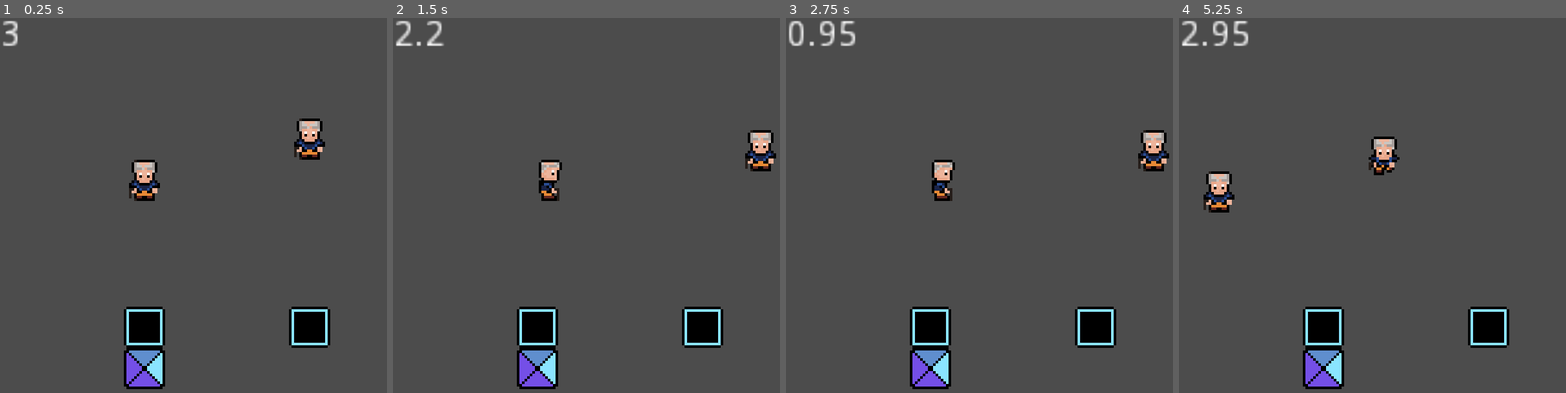
Above: before the commit, frames 1-4 (left to right).
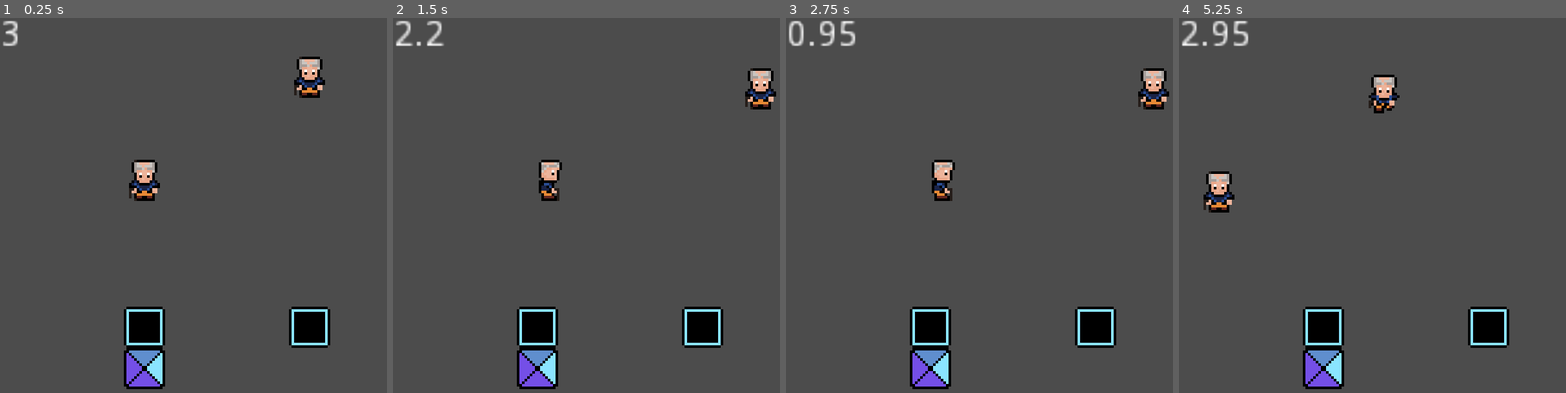
Above: after the commit, the same moments.

Repository: LateLearnerDev/ArthurPuzzle
Game: Godot game, scene res://Levels/TestingArea2.tscn
Same seed, same stepped clock (60 frames per second), same inputs: the game is played once before the commit and once after it. This scene is started directly instead of the project's main scene.
Inputs:
- Up to frame 1 (0.25 s): no input
- Up to frame 2 (1.5 s): tap Enter at 0.5 s; hold Right (ui_right) 0.53-1.28 s; tap 1 (release_player_1) at 0.6 s; hold Down (ui_down) from 1.28 s (still down); tap 2 (release_player_2) at 1.35 s
- Up to frame 3 (2.75 s): tap Space at 2 s; release Down (ui_down) at 2.03 s; hold Right (ui_right) from 2.03 s (still down); tap 3 (release_player_3) at 2.1 s
- Up to frame 4 (5.25 s): release Right (ui_right) at 2.78 s; hold Up (ui_up) 2.78-3.53 s; tap one key every 0.75 s from 2.85 s: 1 (release_player_1) 2 (release_player_2) 3 (release_player_3) 1 (release_player_1); hold Left (ui_left) 3.53-5.03 s; hold Down (ui_down) from 5.03 s (still down)

The runs differ from the first frame. In frame 1, 1.4% of the frame differs, in the area x 76-84%, y 10-38%; in frame 2, 1.4%; in frame 3, 1.4%; in frame 4, 1.2%.

Commit message:
removed Timer node from LevelManager

Diff:
--- a/Entities/Management/LevelManager.tscn
+++ b/Entities/Management/LevelManager.tscn
@@ -27,7 +27,4 @@
 "_edit_use_anchors_": false
 }
 
-[node name="Timer" type="Timer" parent="."]
-one_shot = true
-
 [editable path="LevelEnd"]
--- a/Levels/TestingArea2.tscn
+++ b/Levels/TestingArea2.tscn
@@ -31,7 +31,7 @@
 [node name="Arthur2" parent="YSort" groups=[
 "Arthurs",
 ] instance=ExtResource( 1 )]
-position = Vector2( 120, 48 )
+position = Vector2( 120, 24 )
 
 [node name="ProtoWall" parent="YSort" instance=ExtResource( 4 )]
 position = Vector2( 48, 128 )
Not shown, changed: .mono/metadata/ide_messaging_meta.txt
Not shown, added: .gitignore
